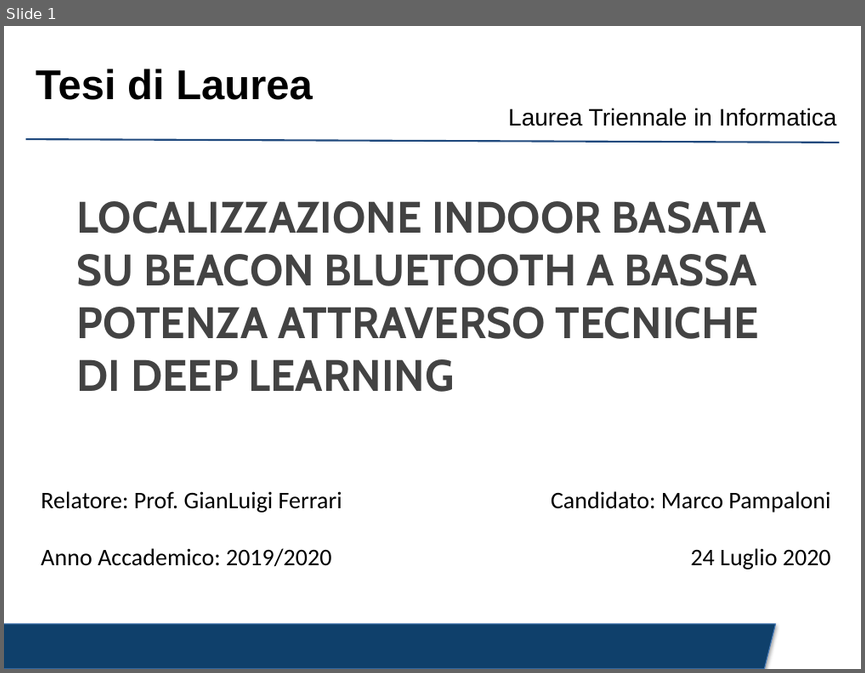
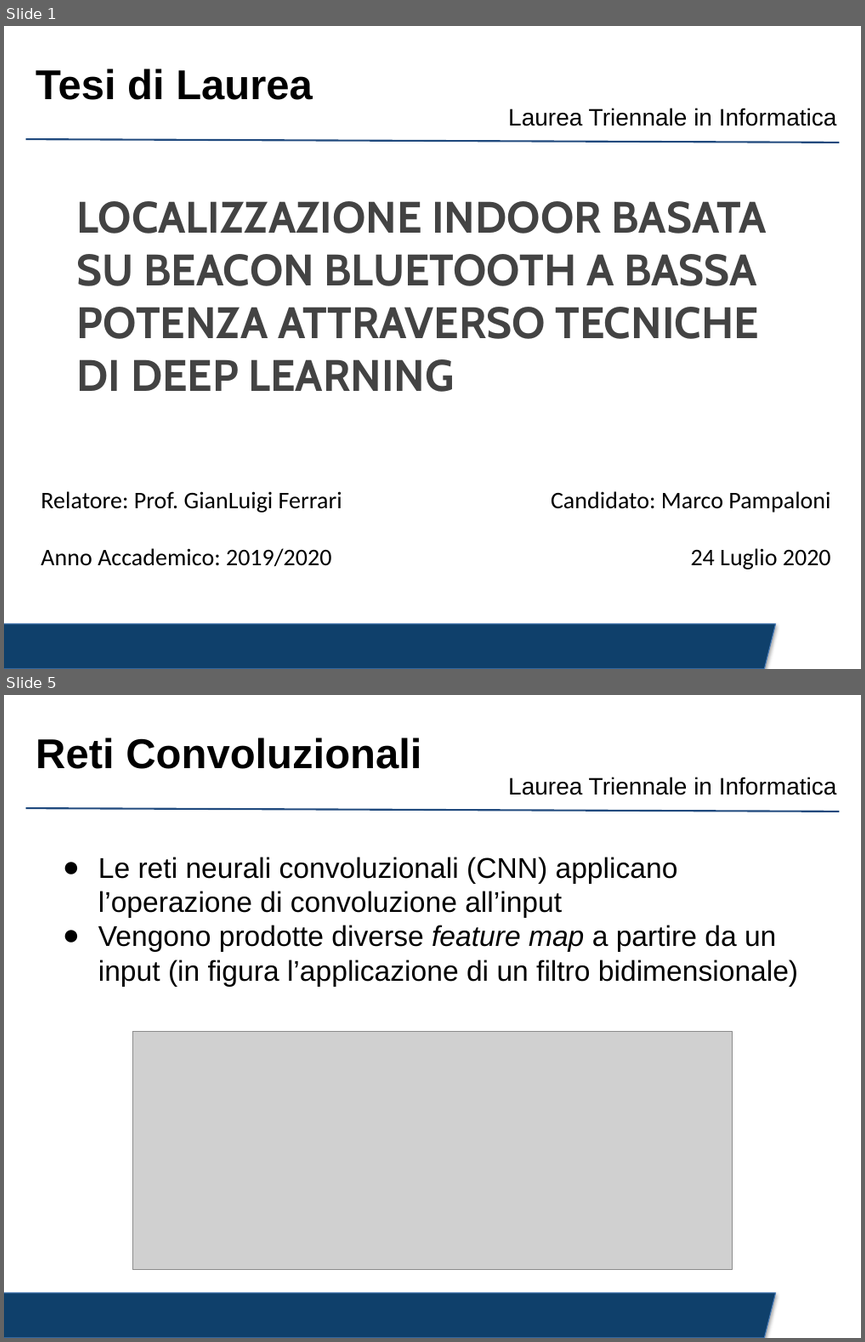
Before and after one commit to crybot/indoor-localization-deep-learning, a slide deck: presentation/presentation.pptx. Shown one above the other, each under a label of ours: slide 1 before the commit, slides 1 and 5 after it; the slides between them are not shown. The pictures are 865x673 and 865x1342 pixels, drawn with LibreOffice and Linux fonts; fonts in the diff are those of the drawing; grey boxes stand for pictures; background and template pictures are left out. Boxes give left, top, right and bottom in pixels: in the first picture for what was removed or moved away, otherwise in the second. Text is boxed around its words. In the diff, an @@ line names an element or a change of style, - is before the commit and + after.

```diff
--- a/presentation/presentation.pptx
+++ b/presentation/presentation.pptx
@@ slide 5 added at <box>4,695,861,1338</box>, background #FFFFFF; not listed: 3 template elements that a slide beside it also shows @@
@@ title added at <box>35,737,421,769</box>, 35 pt, text #000000, bold @@
+Reti Convoluzionali
@@ text added at <box>98,857,798,987</box>, 24 pt, text #000000 @@
+● Le reti neurali convoluzionali (CNN) applicano l’operazione di convoluzione all’input
+● Vengono prodotte diverse feature map a partire da un input (in figura l’applicazione di un filtro bidimensionale)
@@ picture added at <box>132,1031,732,1269</box> @@
```
Also in this commit, not shown: 1 slide changed, 9 other slides added, 7 slides removed, 4 other files.
